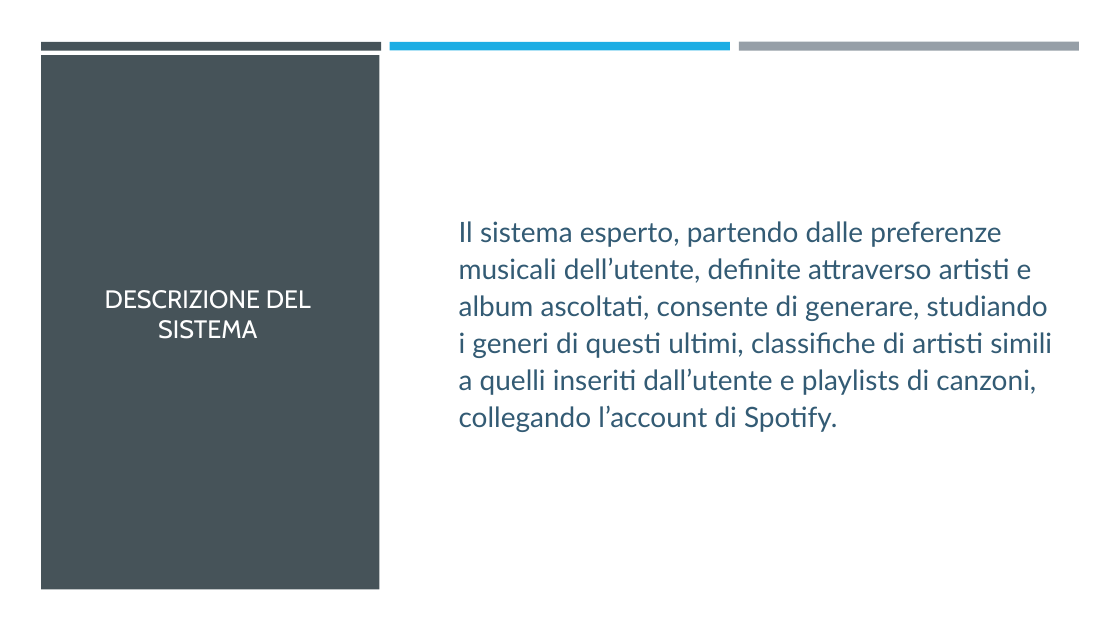
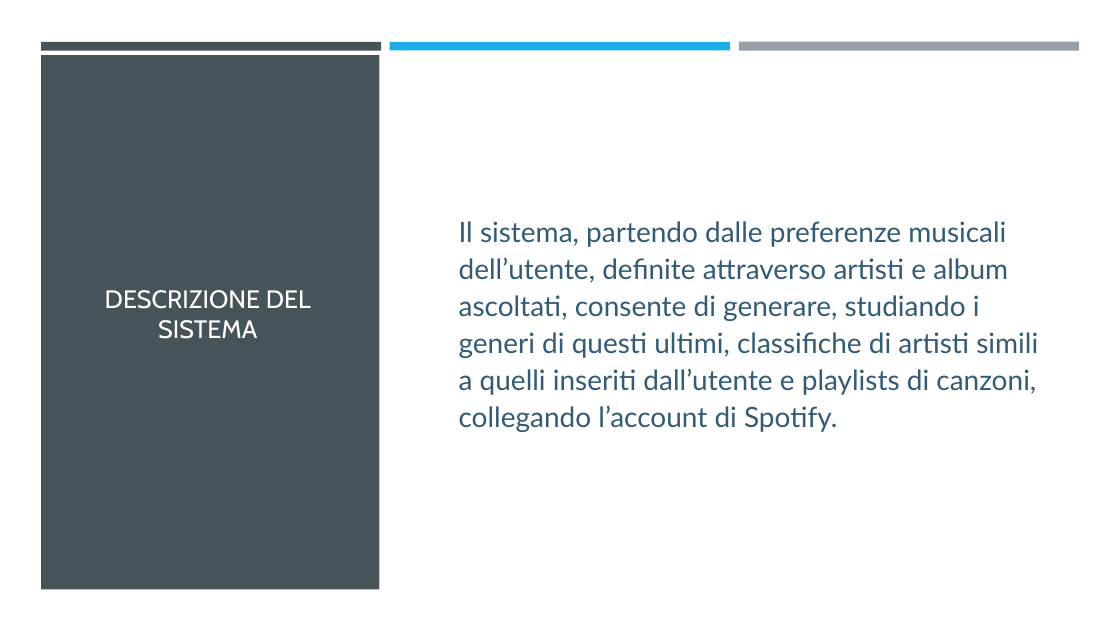
Before and after one commit to barilefrancesco/Icon, a slide deck: slide 2 of Presentazione/Presentazione_ICon.pptx. Drawn at 1120x630 pixels with LibreOffice and Linux fonts; fonts in the diff are those of the drawing. Boxes give left, top, right and bottom in pixels: in the first picture for what was removed or moved away, otherwise in the second. Text is boxed around its words. In the diff, an @@ line names an element or a change of style, - is before the commit and + after.

```diff
--- a/Presentazione/Presentazione_ICon.pptx
+++ b/Presentazione/Presentazione_ICon.pptx
@@ text at [459, 221, 1038, 432]: text changed @@
-Il sistema esperto, partendo dalle preferenze musicali dell’utente, definite attraverso artisti e album ascoltati, consente di generare, studiando i generi di questi ultimi, classifiche di artisti simili a quelli inseriti dall’utente e playlists di canzoni, collegando l’account di Spotify.
+Il sistema, partendo dalle preferenze musicali dell’utente, definite attraverso artisti e album ascoltati, consente di generare, studiando i generi di questi ultimi, classifiche di artisti simili a quelli inseriti dall’utente e playlists di canzoni, collegando l’account di Spotify.
```
